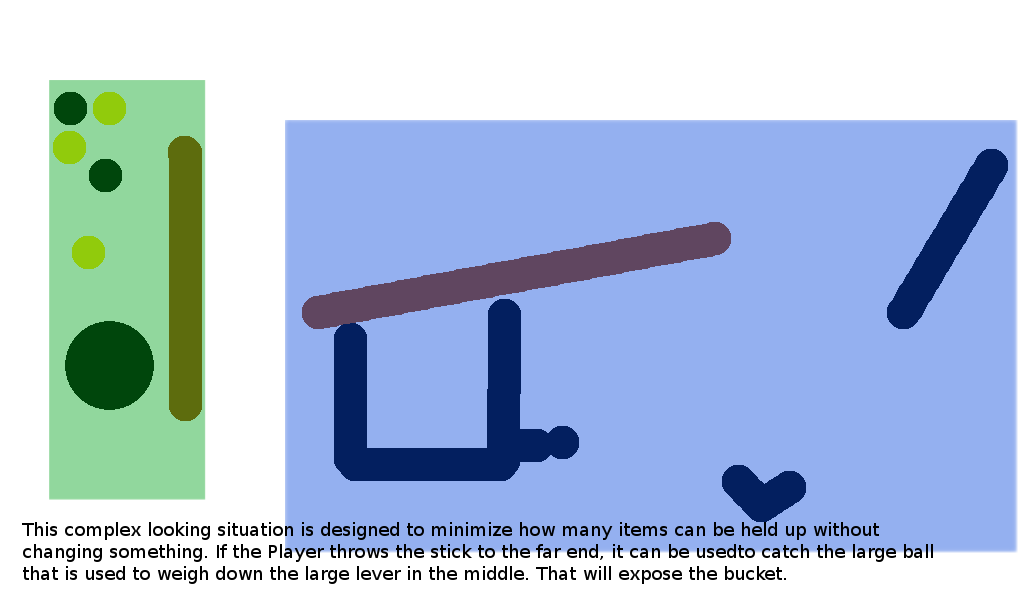
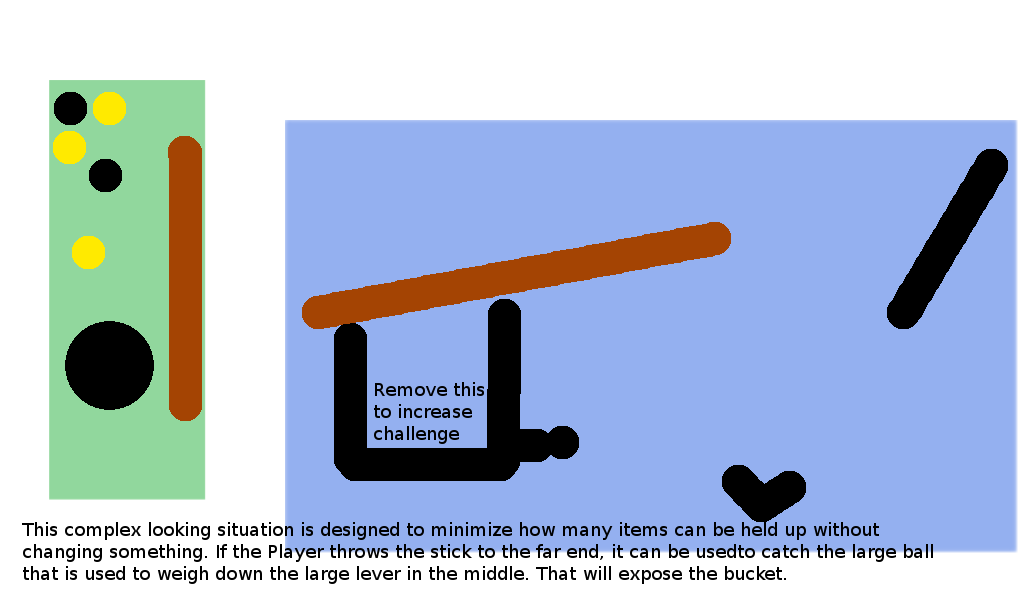
The second 1024x600 image is a revision of the first. Changes to its layers:
moved "Stuff" above "Remove this ..." over [53, 92, 1008, 522]
added layer "Remove this ..." above "This complex looking situation..." over [374, 382, 484, 444]
